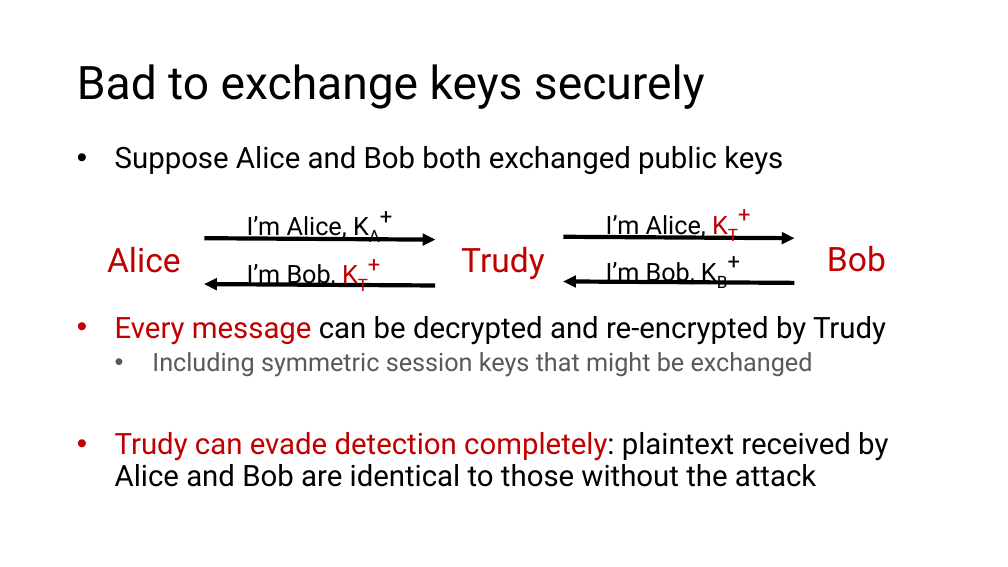
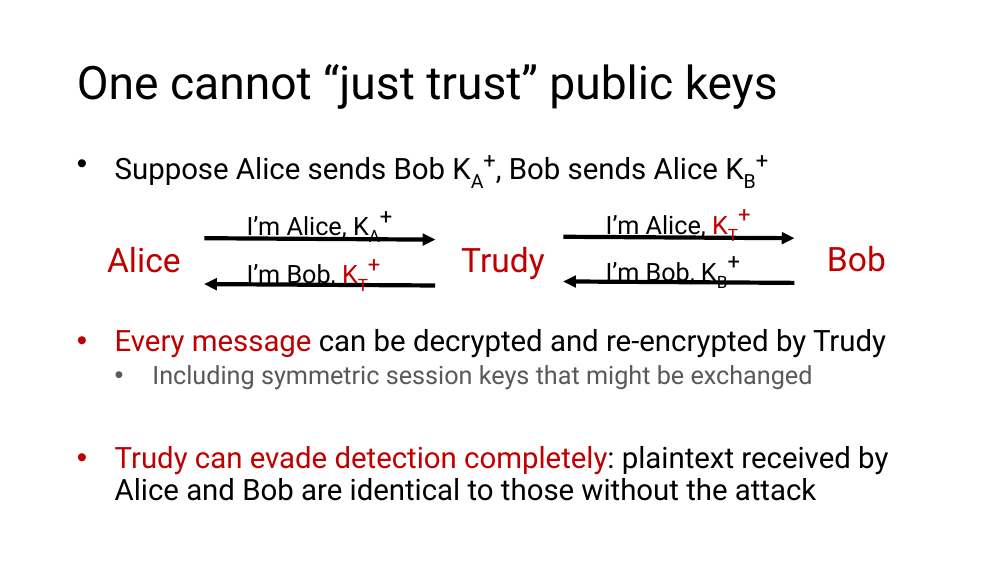
Before and after one commit to ngsrinivas/coursegen, a slide deck: slide 31 of ex/352-S21/staging/352-S21/lectures/security-public-key-crypto.pptx. Drawn at 1008x567 pixels with LibreOffice and Linux fonts; fonts in the diff are those of the drawing. Boxes give left, top, right and bottom in pixels: in the first picture for what was removed or moved away, otherwise in the second. Text is boxed around its words. In the diff, an @@ line names an element or a change of style, - is before the commit and + after.

Commit message:
Modified public key crypto lectures

```diff
--- a/ex/352-S21/staging/352-S21/lectures/security-public-key-crypto.pptx
+++ b/ex/352-S21/staging/352-S21/lectures/security-public-key-crypto.pptx
@@ title at (77, 64, 778, 109): text changed @@
-Bad to exchange keys securely
+One cannot “just trust” public keys
@@ text at (115, 157, 718, 185): text changed @@
-• Suppose Alice and Bob both exchanged public keys
+• Suppose Alice sends Bob KA+, Bob sends Alice KB+
```
Also in this commit, not shown: 4 other slides changed, 2 other files.
